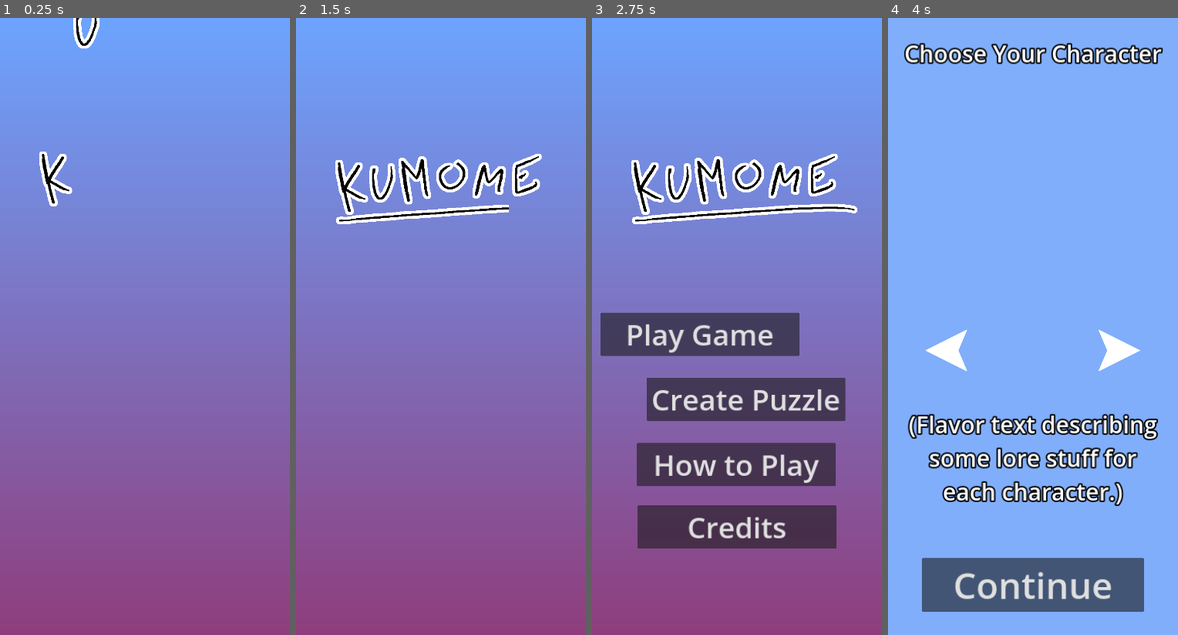
Above: before the commit, frames 1-4 (left to right).
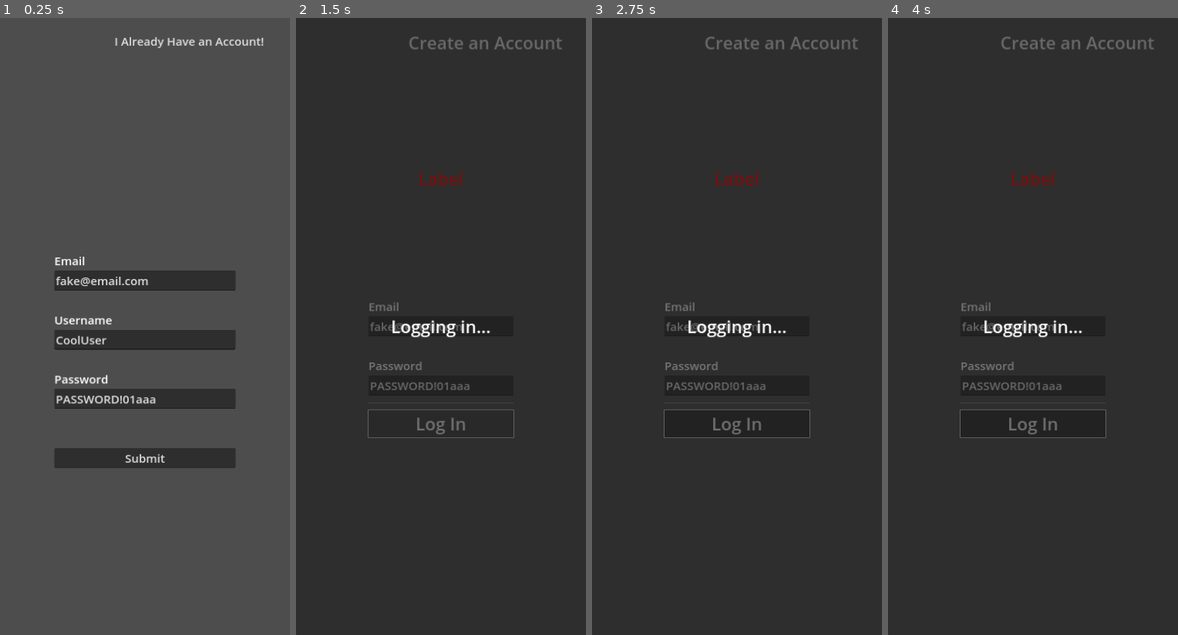
Above: after the commit, the same moments.

Repository: Boyquotes/Kumome-Godot
Game: Godot game, scene res://scenes/main.tscn
Two runs of this game, one before a commit and one after it. Both use one fixed random seed, a clock stepped at 60 frames per second and the inputs below.
Inputs (mouse positions are in pixels of both pictures, inside the frame that each line leads up to):
- Up to frame 1 (0.25 s): no input
- Up to frame 2 (1.5 s): click (484, 42) at 0.5 s, where only the run after the commit has a clickable "I Already Have an Account!"; click (441, 425) at 1.25 s, where only the run after the commit has a clickable "Log In"
- Up to frame 3 (2.75 s): click (780, 42) at 2 s, where only the run after the commit has a clickable "Create an Account"
- Up to frame 4 (4 s): click (995, 332) at 2.75 s, where only the run before the commit has a clickable "Play Game"; click (1033, 425) at 3.5 s, where only the run after the commit has a clickable "Log In"

The runs differ from the first frame. In frame 1, 100% of the frame differs, in the area x 0-100%, y 0-100%; in frame 2, 100%; in frame 3, 100%; in frame 4, 99%.
Error after the commit: Trying to assign value of type 'Nil' to a variable of type 'Dictionary'. (res://scripts/log_in.gd:9)

Commit message:
Create account/Log in

Diff:
--- /dev/null
+++ b/scenes/create_account.tscn
@@ -0,0 +1,135 @@
+[gd_scene load_steps=2 format=3 uid="uid://wxtaa8sbfa45"]
+
+[ext_resource type="Script" path="res://scripts/server_test.gd" id="1_jtybj"]
+
+[node name="Control" type="Control"]
+layout_mode = 3
+anchors_preset = 15
+anchor_right = 1.0
+anchor_bottom = 1.0
+grow_horizontal = 2
+grow_vertical = 2
+script = ExtResource("1_jtybj")
+endpoint = "/user/signup"
+
+[node name="log_in" type="Button" parent="."]
+layout_mode = 2
+offset_left = 273.0
+offset_top = 36.0
+offset_right = 773.0
+offset_bottom = 89.0
+theme_override_font_sizes/font_size = 32
+text = "I Already Have an Account!"
+flat = true
+
+[node name="HTTPRequest" type="HTTPRequest" parent="."]
+
+[node name="center" type="CenterContainer" parent="."]
+layout_mode = 1
+anchors_preset = 15
+anchor_right = 1.0
+anchor_bottom = 1.0
+offset_top = 132.0
+grow_horizontal = 2
+grow_vertical = 2
+
+[node name="vbox" type="VBoxContainer" parent="center"]
+layout_mode = 2
+
+[node name="Label3" type="Label" parent="center/vbox"]
+custom_minimum_size = Vector2(0, 100)
+layout_mode = 2
+theme_override_font_sizes/font_size = 32
+text = "Email"
+vertical_alignment = 2
+
+[node name="email" type="LineEdit" parent="center/vbox"]
+custom_minimum_size = Vector2(500, 0)
+layout_mode = 2
+theme_override_font_sizes/font_size = 32
+text = "fake@email.com"
+
+[node name="Label" type="Label" parent="center/vbox"]
+custom_minimum_size = Vector2(0, 100)
+layout_mode = 2
+theme_override_font_sizes/font_size = 32
+text = "Username"
+vertical_alignment = 2
+
+[node name="username" type="LineEdit" parent="center/vbox"]
+custom_minimum_size = Vector2(500, 0)
+layout_mode = 2
+theme_override_font_sizes/font_size = 32
+text = "CoolUser"
+
+[node name="Label2" type="Label" parent="center/vbox"]
+custom_minimum_size = Vector2(0, 100)
+layout_mode = 2
+theme_override_font_sizes/font_size = 32
+text = "Password
+"
+vertical_alignment = 2
+
+[node name="password" type="LineEdit" parent="center/vbox"]
+custom_minimum_size = Vector2(500, 0)
+layout_mode = 2
+theme_override_font_sizes/font_size = 32
+text = "PASSWORD!01aaa"
+
+[node name="HSeparator" type="HSeparator" parent="center/vbox"]
+custom_minimum_size = Vector2(20, 100)
+layout_mode = 2
+
+[node name="submit" type="Button" parent="center/vbox"]
+layout_mode = 2
+theme_override_font_sizes/font_size = 32
+text = "Submit
+"
+
+[node name="hold_on" type="Panel" parent="."]
+visible = false
+layout_mode = 1
+anchors_preset = 15
+anchor_right = 1.0
+anchor_bottom = 1.0
+grow_horizontal = 2
+grow_vertical = 2
+
+[node name="CenterContainer" type="CenterContainer" parent="hold_on"]
+layout_mode = 1
+anchors_preset = 15
+anchor_right = 1.0
+anchor_bottom = 1.0
+grow_horizontal = 2
+grow_vertical = 2
+
+[node name="Label" type="Label" parent="hold_on/CenterContainer"]
+layout_mode = 2
+theme_override_font_sizes/font_size = 48
+text = "Creating New User..."
+
+[node name="error" type="Control" parent="."]
+layout_mode = 1
+anchor_right = 1.0
+anchor_bottom = 0.312
+offset_top = 143.0
+offset_bottom = -0.400024
+
+[node name="msg" type="Label" parent="error"]
+layout_mode = 1
+anchors_preset = 15
+anchor_right = 1.0
+anchor_bottom = 1.0
+offset_left = 56.0
+offset_top = 45.0
+offset_right = -56.0
+offset_bottom = -56.0
+grow_horizontal = 2
+grow_vertical = 2
+theme_override_colors/font_color = Color(1, 0, 0, 1)
+theme_override_font_sizes/font_size = 48
+horizontal_alignment = 1
+vertical_alignment = 1
+
+[connection signal="pressed" from="log_in" to="." method="_on_log_in_pressed"]
+[connection signal="pressed" from="center/vbox/submit" to="." method="_on_submit_pressed"]
--- /dev/null
+++ b/scenes/log_in.tscn
@@ -0,0 +1,122 @@
+[gd_scene load_steps=2 format=3 uid="uid://corgps1eopgd7"]
+
+[ext_resource type="Script" path="res://scripts/log_in.gd" id="1_fcvna"]
+
+[node name="Control" type="Control"]
+layout_mode = 3
+anchors_preset = 15
+anchor_right = 1.0
+anchor_bottom = 1.0
+grow_horizontal = 2
+grow_vertical = 2
+script = ExtResource("1_fcvna")
+endpoint = "/user/signin"
+
+[node name="center" type="CenterContainer" parent="."]
+layout_mode = 1
+anchors_preset = 15
+anchor_right = 1.0
+anchor_bottom = 1.0
+offset_top = 175.0
+grow_horizontal = 2
+grow_vertical = 2
+
+[node name="vbox" type="VBoxContainer" parent="center"]
+layout_mode = 2
+
+[node name="Label" type="Label" parent="center/vbox"]
+custom_minimum_size = Vector2(0, 100)
+layout_mode = 2
+theme_override_font_sizes/font_size = 32
+text = "Email"
+vertical_alignment = 2
+
+[node name="email" type="LineEdit" parent="center/vbox"]
+custom_minimum_size = Vector2(400, 0)
+layout_mode = 2
+theme_override_font_sizes/font_size = 32
+text = "fake@email.com"
+
+[node name="Label2" type="Label" parent="center/vbox"]
+custom_minimum_size = Vector2(0, 100)
+layout_mode = 2
+theme_override_font_sizes/font_size = 32
+text = "Password
+"
+vertical_alignment = 2
+
+[node name="password" type="LineEdit" parent="center/vbox"]
+custom_minimum_size = Vector2(400, 0)
+layout_mode = 2
+theme_override_font_sizes/font_size = 32
+text = "PASSWORD!01aaa"
+
+[node name="HSeparator" type="HSeparator" parent="center/vbox"]
+custom_minimum_size = Vector2(0, 32)
+layout_mode = 2
+
+[node name="log_in" type="Button" parent="center/vbox"]
+layout_mode = 2
+theme_override_font_sizes/font_size = 48
+text = "Log In"
+
+[node name="HTTPRequest" type="HTTPRequest" parent="."]
+
+[node name="create_an_account" type="Button" parent="."]
+custom_minimum_size = Vector2(500, 0)
+layout_mode = 2
+offset_left = 273.0
+offset_top = 30.0
+offset_right = 773.0
+offset_bottom = 105.0
+theme_override_font_sizes/font_size = 48
+text = "Create an Account"
+flat = true
+
+[node name="error" type="Control" parent="."]
+layout_mode = 1
+anchor_right = 1.0
+anchor_bottom = 0.324
+offset_top = 152.0
+offset_bottom = -0.799988
+grow_horizontal = 2
+grow_vertical = 2
+
+[node name="msg" type="Label" parent="error"]
+layout_mode = 1
+anchors_preset = 15
+anchor_right = 1.0
+anchor_bottom = 1.0
+offset_top = 184.0
+grow_horizontal = 2
+grow_vertical = 2
+theme_override_colors/font_color = Color(1, 0, 0, 1)
+theme_override_font_sizes/font_size = 48
+text = "Label"
+horizontal_alignment = 1
+vertical_alignment = 1
+
+[node name="hold_on" type="Panel" parent="."]
+visible = false
+layout_mode = 1
+anchors_preset = 15
+anchor_right = 1.0
+anchor_bottom = 1.0
+grow_horizontal = 2
+grow_vertical = 2
+
+[node name="CenterContainer" type="CenterContainer" parent="hold_on"]
+layout_mode = 1
+anchors_preset = 15
+anchor_right = 1.0
+anchor_bottom = 1.0
+grow_horizontal = 2
+grow_vertical = 2
+
+[node name="Label" type="Label" parent="hold_on/CenterContainer"]
+layout_mode = 2
+theme_override_font_sizes/font_size = 48
+text = "Logging in..."
+
+[connection signal="pressed" from="center/vbox/log_in" to="." method="_on_log_in_pressed"]
+[connection signal="pressed" from="create_an_account" to="." method="_on_create_an_account_pressed"]
--- a/scenes/setup.tscn
+++ b/scenes/setup.tscn
@@ -1,6 +1,5 @@
-[gd_scene load_steps=6 format=3 uid="uid://dr3b0am5wh2kr"]
-
-[ext_resource type="Script" path="res://scripts/setup.gd" id="1_q3rjw"]
+[gd_scene load_steps=5 format=3 uid="uid://dr3b0am5wh2kr"]
+
 [ext_resource type="Texture2D" uid="uid://chl18oqwq601t" path="res://imgs/busts.png" id="2_rb6xp"]
 [ext_resource type="Texture2D" uid="uid://d0yie3hoiccw5" path="res://imgs/spirit_animals.png" id="3_orp7b"]
 [ext_resource type="Texture2D" uid="uid://dh4eygqah85e0" path="res://imgs/arrow.png" id="4_io6w8"]
@@ -14,7 +13,6 @@
 grow_horizontal = 2
 grow_vertical = 2
 mouse_filter = 2
-script = ExtResource("1_q3rjw")
 
 [node name="camera" type="Camera2D" parent="."]
 position = Vector2(400, 850)
--- a/scenes/title.tscn
+++ b/scenes/title.tscn
@@ -44,6 +44,15 @@
 grow_horizontal = 2
 grow_vertical = 2
 texture = SubResource("GradientTexture2D_ocln8")
+metadata/_edit_lock_ = true
+
+[node name="username" type="Label" parent="."]
+layout_mode = 0
+offset_left = 23.0
+offset_top = 21.0
+offset_right = 257.0
+offset_bottom = 91.0
+theme_override_font_sizes/font_size = 48
 
 [node name="title" type="Node2D" parent="."]
 position = Vector2(432, 408)
--- a/scripts/_action.gd
+++ b/scripts/_action.gd
@@ -9,7 +9,7 @@
 var title : String
 
 # Override this in the subclass to give functionality
-func act(pl : Player):
+func act(_pl : Player):
 	emit_signal('finished')
 
 # Useful to the subclass when overriding act()
--- a/scripts/_game.gd
+++ b/scripts/_game.gd
@@ -14,7 +14,7 @@
 var turn := 0
 var board : GameBoard
 var dimensions : Vector2i
-var verbose := false
+var verbose : bool = false
 
 func _init(_board : GameBoard, dims := Vector2i.ZERO):
 	board = _board
--- a/scripts/_player_abstract.gd
+++ b/scripts/_player_abstract.gd
@@ -130,7 +130,7 @@
 		emit_signal.call_deferred('finished')
 
 # Must be overridden by a subclass. (see "res://scripts/_player_ai.gd", "res://scripts/_player_local.gd")
-func perform_special_action(action_key : String, extra_args = null):
+func perform_special_action(action_key : String, _extra_args = null):
 	push_warning(self, 'can not perform special action', action_key)
 	emit_signal.call_deferred('finished')
 
--- a/scripts/_player_local.gd
+++ b/scripts/_player_local.gd
@@ -71,7 +71,7 @@
 
 	phase = PHASE.UNMINE
 
-func perform_special_action(key : String, args = null):
+func perform_special_action(key : String, _args = null):
 	if key == 'unmine':
 		unmine()
 	elif key == 'teleport':
--- a/scripts/_swap_scene.gd
+++ b/scripts/_swap_scene.gd
@@ -18,3 +18,12 @@
 		.set_trans(Tween.TRANS_CUBIC)
 		.set_ease(Tween.EASE_IN_OUT)
 	).connect('finished', callback)
+
+func swap_to_scene(ps : PackedScene):
+	emit_signal("swapped_to", ps)
+
+func post(data : Dictionary, endpoint : String):
+	var json = JSON.stringify(data)
+	var header = ['Content-Type: application/json']
+	$hold_on.visible = true
+	$HTTPRequest.request(Global.url + endpoint, header, HTTPClient.METHOD_POST, json)
--- a/scripts/global_autoload.gd
+++ b/scripts/global_autoload.gd
@@ -3,12 +3,20 @@
 # This is an autoload, other languages call it a "singleton" Any method or value in this script
 # can be accessed via the global variable "Global" For example, Global.board_4p or Global.adjust_settings()
 
+const url := 'http://localhost:3001'
+
 const board_4p := '........|........|........|...02...|...31...|........|........|........'
 const board_8p := '........|........|...56...|..2..0..|..1..3..|...74...|........|........'
+
+const USER_PATH = 'user://active_user.data'
 
 enum AVATARS {
 	RANDOM = -1, RED = 0, YELLOW = 1, BLACK = 2, WHITE = 3, BOT = 4,
 	BEAR = 5, CHICKEN = 6, ELEPHANT = 7, OWL = 8, RHINO = 9, SNAKE = 10, MONKEY = 11, WALRUS = 12
+}
+
+var active_user := {
+	logged_in = false
 }
 
 var settings := {
@@ -16,10 +24,21 @@
 	special_cards_per_game = 2
 }
 
+func _ready():
+	if FileAccess.file_exists(USER_PATH):
+		var file = FileAccess.open(USER_PATH, FileAccess.READ)
+		active_user = file.get_var()
+
 func adjust_setting(st, val):
 	assert(st in settings)
 	settings[st] = val
 
+func log_in(user : Dictionary):
+	print(user)
+	active_user.logged_in = true
+	#active_user.username = user.username
+	var file = FileAccess.open(USER_PATH, FileAccess.WRITE)
+	file.store_var(active_user)
 
 # Parses a given level_code and returns a dictionary with all the relevant data.
 # The details of the level_code spec can be found in "res://scripts/notes.gd". The parse_consturctoe_code dictionary
@@ -76,7 +95,7 @@
 
 # Useful for making a quick level_code for debugging purposes
 func generate_2p_level(p1 : String, p2 : String, size : int, starting_mines : bool) -> String:
-	var half := int(size/2)
+	var half := int(size/2.0)
 	var rv := ""
 	rv += '%s 0 0\n' % p1
 	rv += '%s 1 1\n' % p2
--- a/scripts/hud_element_player.gd
+++ b/scripts/hud_element_player.gd
@@ -2,7 +2,7 @@
 
 var player : Player
 
-func _process(delta):
+func _process(_delta):
 	for i in $stars.get_child_count():
 		$stars.get_child(i).visible = i < Global.settings.special_cards_per_game - player.special_cards_count
 	$stuck.visible = player.stuck
--- /dev/null
+++ b/scripts/log_in.gd
@@ -0,0 +1,32 @@
+extends SwapScene
+
+@export var endpoint : String
+
+func _ready():
+	$HTTPRequest.request_completed.connect(_on_request_completed)
+
+func _on_request_completed(_result, response_code, _headers, body : PackedByteArray):
+	var data : Dictionary = (JSON.parse_string(body.get_string_from_utf8()))
+	print(data)
+	if response_code == 200:
+		Global.log_in({})
+		swap_to_scene(preload("res://scenes/title.tscn"))
+	else:
+		$hold_on.visible = false
+
+		var error = data.get('msg', 'Unknown Error')
+		print(error)
+		$error/msg.text = error
+
+
+func get_data() -> Dictionary:
+	return {
+		'email': $center/vbox/email.text,
+		'password': $center/vbox/password.text
+	}
+
+func _on_create_an_account_pressed():
+	swap_to_scene(preload("res://scenes/create_account.tscn"))
+
+func _on_log_in_pressed():
+	post(get_data(), endpoint)
--- a/scripts/main.gd
+++ b/scripts/main.gd
@@ -5,7 +5,12 @@
 var quit_to : PackedScene = preload("res://scenes/title.tscn")
 
 func _ready():
-	swap_to_scene(preload("res://scenes/title.tscn"))
+	await get_tree().process_frame
+
+	if Global.active_user.logged_in:
+		swap_to_scene(preload("res://scenes/title.tscn"))
+	else:
+		swap_to_scene(preload("res://scenes/create_account.tscn"))
 
 func swap_to_scene(scene : PackedScene):
 	if active_scene != null:
--- a/scripts/opponent_editor.gd
+++ b/scripts/opponent_editor.gd
@@ -53,5 +53,5 @@
 	$nature.visible = player_name == ''
 
 
-func _on_nature_item_selected(index):
-	$team.disabled = index == 2
+func _on_nature_item_selected(i):
+	$team.disabled = i == 2
--- /dev/null
+++ b/scripts/server_test.gd
@@ -0,0 +1,33 @@
+extends SwapScene
+
+@export var endpoint : String
+
+func _ready():
+	$HTTPRequest.request_completed.connect(_on_request_completed)
+
+func _on_request_completed(_result, response_code, _headers, body : PackedByteArray):
+	var data : Dictionary = (JSON.parse_string(body.get_string_from_utf8()))
+	if response_code == 201:
+		Global.log_in({})
+		swap_to_scene(preload("res://scenes/title.tscn"))
+	else:
+		$hold_on.visible = false
+		var error = data.get('msg', 'Unknown Error')
+		$error/msg.text = error
+
+
+func get_data() -> Dictionary:
+	return {
+		'email': $center/vbox/email.text,
+		'password': $center/vbox/password.text,
+		'username': $center/vbox/username.text
+	}
+
+
+func _on_submit_pressed():
+	var data = get_data()
+	post(data, endpoint)
+
+
+func _on_log_in_pressed():
+	swap_to_scene(preload("res://scenes/log_in.tscn"))
--- a/scripts/title.gd
+++ b/scripts/title.gd
@@ -7,6 +7,8 @@
 	#play_buttons()
 	play_intro()
 	play_rules()
+
+	$username.text = Global.active_user.get('username', '')
 
 func play_intro():
 
